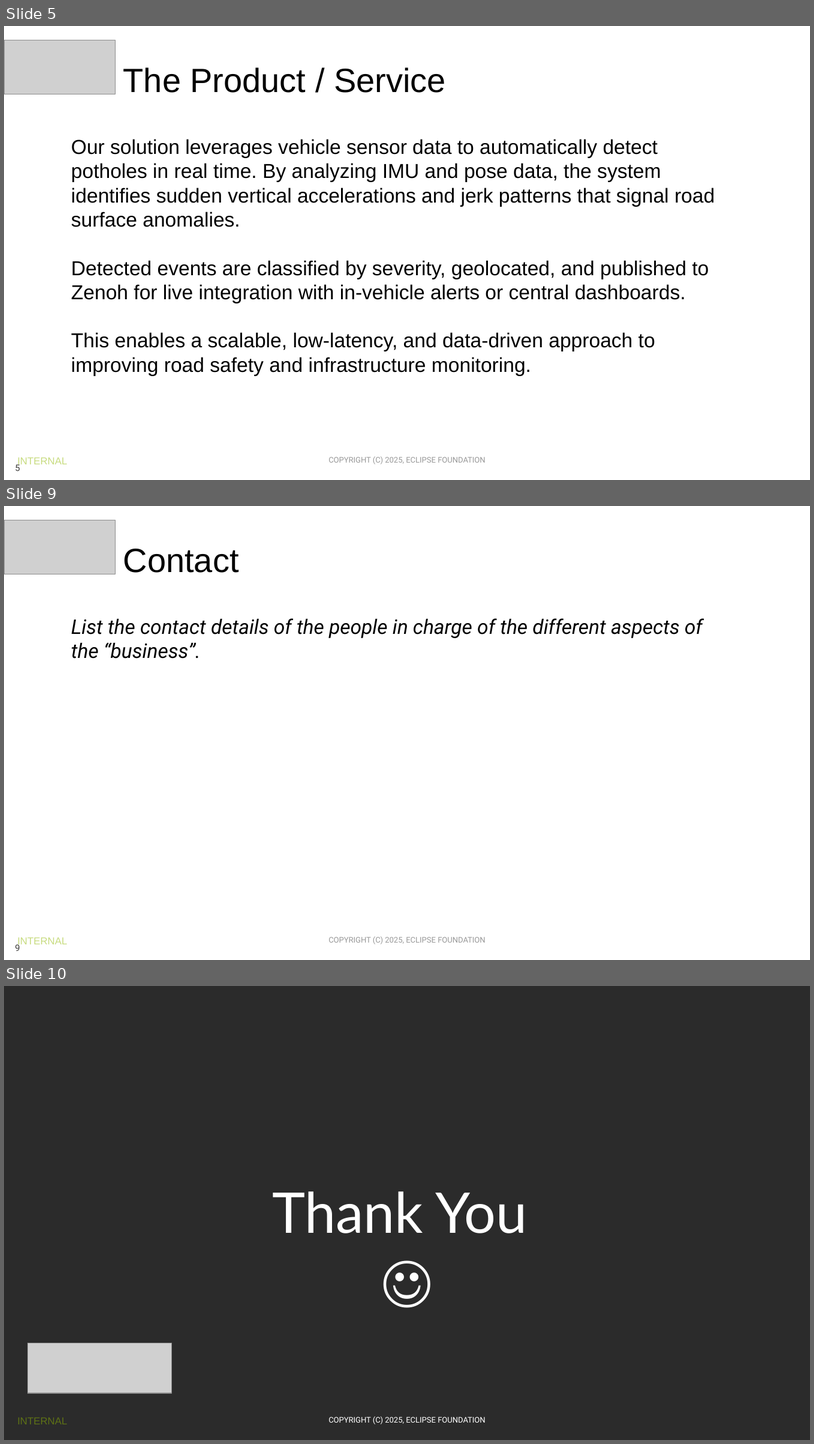
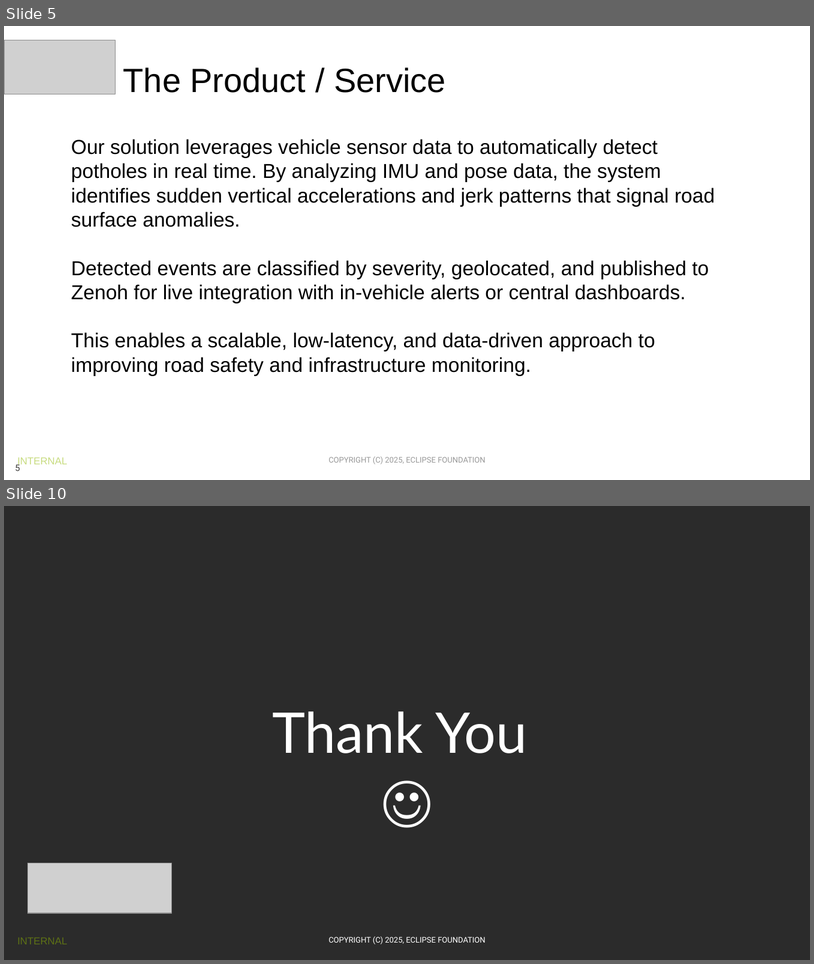
Before and after one commit to Eclipse-SDV-Hackathon-Chapter-Three/TheBigRanch, a slide deck: SDV Hackathon 2025 - Pitching Slides Template.pptx. Shown one above the other, each under a label of ours: slides 5, 9 and 10 before the commit, slides 5 and 10 after it; the slides between them are not shown. The pictures are 814x1444 and 814x964 pixels, drawn with LibreOffice and Linux fonts; fonts in the diff are those of the drawing; grey boxes stand for pictures; background and template pictures are left out; a plain dark background stands for a picture behind light text. Boxes give left, top, right and bottom in pixels: in the first picture for what was removed or moved away, otherwise in the second. Text is boxed around its words. In the diff, an @@ line names an element or a change of style, - is before the commit and + after.

Commit message:
Updated contacts ppt

```diff
--- a/SDV Hackathon 2025 - Pitching Slides Template.pptx
+++ b/SDV Hackathon 2025 - Pitching Slides Template.pptx
@@ slide 9 removed at (x1=4, y1=506, x2=810, y2=960), background #FFFFFF; not listed: 3 template elements that a slide beside it also shows @@
@@ picture removed at (x1=4, y1=520, x2=115, y2=574) @@
@@ title removed at (x1=123, y1=549, x2=239, y2=573) @@
-Contact
@@ text removed at (x1=71, y1=618, x2=703, y2=658) @@
-List the contact details of the people in charge of the different aspects of the “business”.
```
Also in this commit, not shown: 2 slides changed, 3 slides added, 2 other slides removed.
